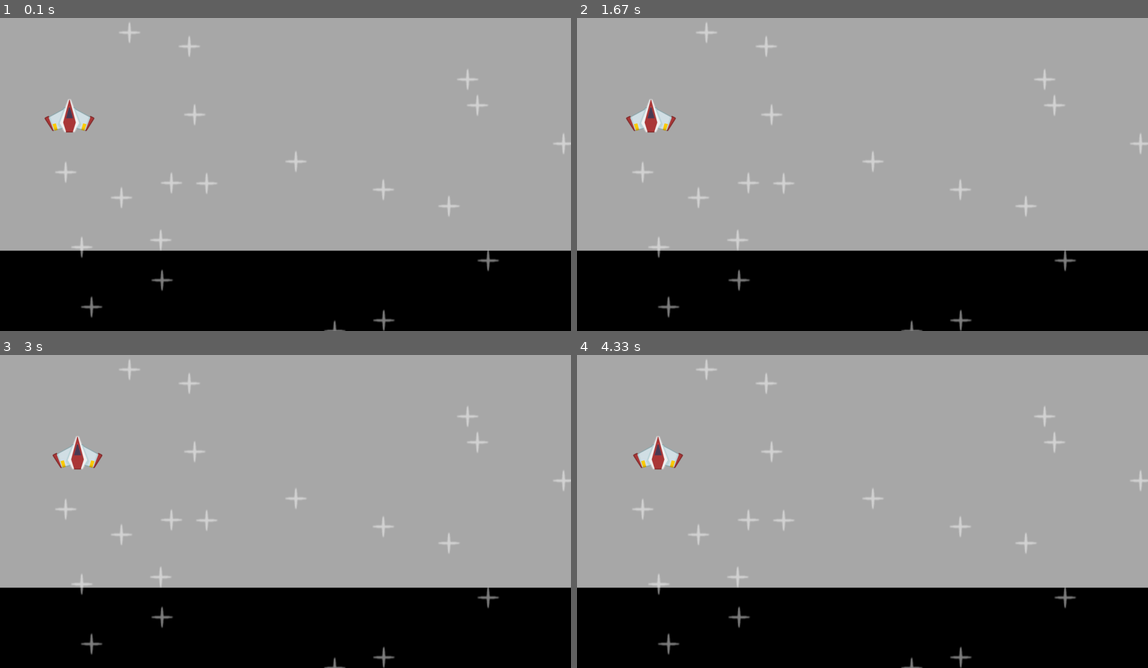
Above: before the commit, frames 1-4 (two rows, left to right).
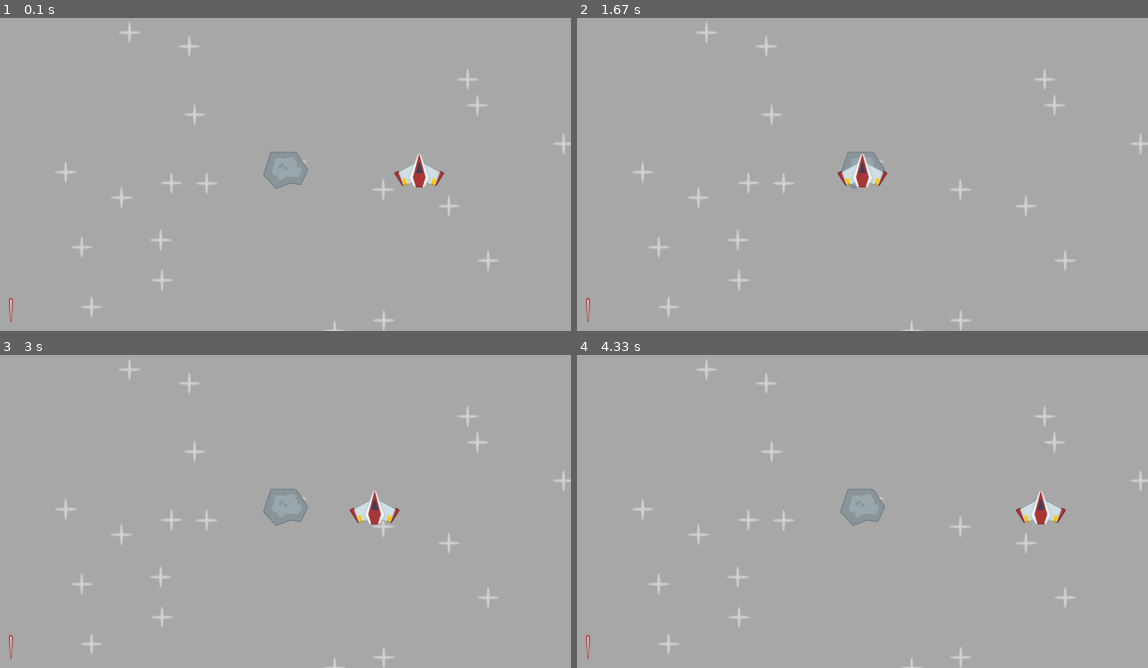
Above: after the commit, the same moments.

Repository: finnJAMin37/Clear-Code-Pygame
Game: pygame game, started from 5games/space shooter/main.py
The game is run twice, just before and just after one commit, with the same random seed, the same clock (stepped at 60 frames per second) and the same inputs.
Inputs:
- Up to frame 1 (0.1 s): no input
- Up to frame 2 (1.67 s): no input
- Up to frame 3 (3 s): no input
- Up to frame 4 (4.33 s): no input

The runs differ from the first frame. In frame 1, 27% of the frame differs, in the area x 0-100%, y 25-100%; in frame 2, 27%; in frame 3, 27%; in frame 4, 27%.

Commit message:
Day 3: rects (frects)

Diff:
--- a/5games/space shooter/main.py
+++ b/5games/space shooter/main.py
@@ -9,8 +9,15 @@
 pygame.display.set_caption("Space Shooter")
 running = True
 
-# surface
-ground_surf = pygame.Surface((WINDOW_WIDTH, WINDOW_HEIGHT/4))
+# meteor
+meteor_path = join("images","meteor.png")
+meteor_surf = pygame.image.load(meteor_path).convert_alpha()
+meteor_rect = meteor_surf.get_rect(center = (WINDOW_WIDTH/2, WINDOW_HEIGHT/2))
+
+# laser
+laser_path = join("images", "laser.png")
+laser_surf = pygame.image.load(laser_path).convert_alpha()
+laser_rect = laser_surf.get_rect(bottomleft = (20, WINDOW_HEIGHT-20))
 
 # importing star image
 star_path = join("images", "star.png")
@@ -18,9 +25,10 @@
 star_positions = [(randint(0,WINDOW_WIDTH),randint(0, WINDOW_HEIGHT)) for i in range(20)]
 
 # importing image
-x, y = 100, 200
 player_path = join("images","player.png")
 player_surf = pygame.image.load(player_path).convert_alpha()
+player_rect = player_surf.get_rect(center = (WINDOW_WIDTH/2, WINDOW_HEIGHT/2))
+player_dirx = 100
 
 while running:
     # event loop
@@ -29,12 +37,24 @@
             running = False
 
     # draw the game
-    x += .1
     display_surface.fill('darkgrey')
-    display_surface.blit(ground_surf, (0, WINDOW_HEIGHT-(WINDOW_HEIGHT/4)))
     for pos in star_positions:
         display_surface.blit(star_surf,(pos))
-    display_surface.blit(player_surf, (x, y))
+    display_surface.blit(meteor_surf, meteor_rect)
+    display_surface.blit(laser_surf, laser_rect)
+
+    # player movement
+    if player_dirx > 0:
+        if player_rect.right < WINDOW_WIDTH:
+            player_rect.centerx += player_dirx
+        else:
+            player_dirx = abs(player_dirx) * -1
+    elif player_rect.left > 0:
+        player_rect.centerx += player_dirx
+    else:
+        player_dirx = abs(player_dirx)
+
+    display_surface.blit(player_surf, player_rect)
 
     pygame.display.update()
 
